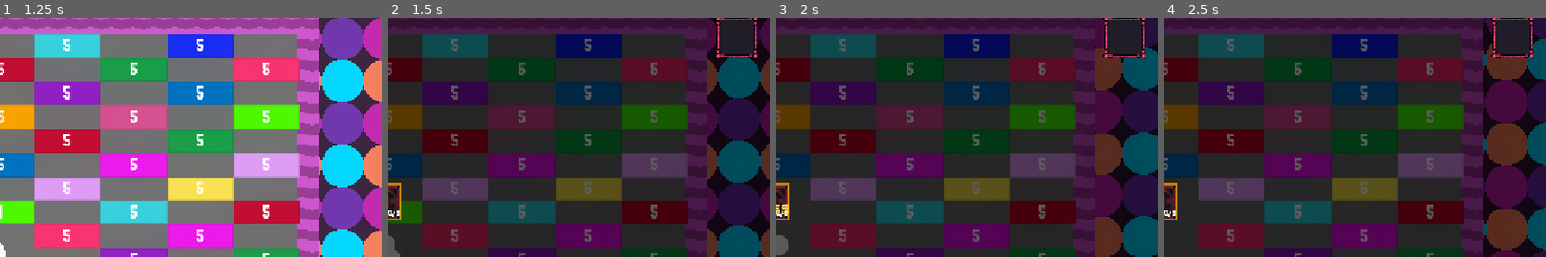
Above: before the commit, frames 1-4 (left to right).
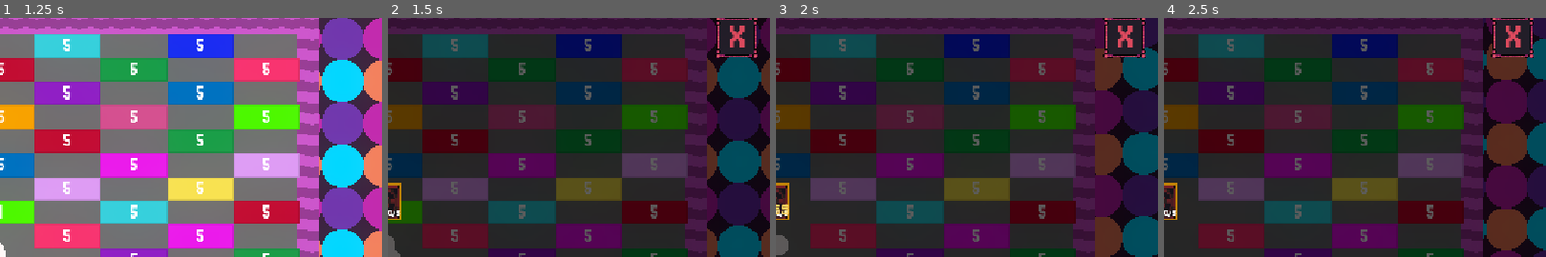
Above: after the commit, the same moments.

Repository: LeviathanGamez/Ouroborb
Game: Godot game, scene res://scenes/Game.tscn
The game is run twice, just before and just after one commit, with the same random seed, the same clock (stepped at 60 frames per second) and the same inputs. This scene is started directly instead of the project's main scene. Sound files missing from this copy of the repository are replaced by a short silence.
Inputs:
- Up to frame 1 (1.25 s): click "ADD BALL" at 0.5 s
- Up to frame 2 (1.5 s): click "UPGRADES" at 1.25 s
- Up to frame 3 (2 s): no input
- Up to frame 4 (2.5 s): click "MERGE" at 2 s
The pictures show only the part of the screen within x 50-100%, y 12-62%; the shares and areas given below are measured in that part.

Frame 1 is identical in both runs. In frame 2, 0.3% of the frame differs, in the area x 89-94%, y 3-13%; in frame 3, 0.3%; in frame 4, 0.3%.

Commit message:
Fixed Itch.io Bugs

Diff:
--- a/new-game-project/scenes/Game.tscn
+++ b/new-game-project/scenes/Game.tscn
@@ -1925,7 +1925,6 @@
 
 [node name="UI" type="Control" parent="." unique_id=1579698153]
 process_mode = 2
-visible = false
 z_index = 20
 layout_mode = 3
 anchors_preset = 0
@@ -1933,19 +1932,17 @@
 metadata/_edit_use_anchors_ = true
 
 [node name="Panel" type="Panel" parent="UI" unique_id=1608921813]
-visible = false
 z_index = 10
 z_as_relative = false
 layout_mode = 0
-offset_left = -2.0
-offset_top = -244.0
+offset_left = -162.0
+offset_top = -254.0
 offset_right = 1335.0
 offset_bottom = 775.0
 mouse_filter = 2
 theme_override_styles/panel = SubResource("StyleBoxFlat_45i86")
 
 [node name="SkillTree" parent="UI" unique_id=1918904098 instance=ExtResource("19_45i86")]
-visible = false
 layout_mode = 1
 offset_left = 0.0
 offset_top = 0.0
@@ -1953,24 +1950,22 @@
 offset_bottom = 180.0
 
 [node name="XButton" type="Control" parent="UI" unique_id=1876721426]
-visible = false
 anchors_preset = 0
 offset_right = 40.0
 offset_bottom = 40.0
 
 [node name="xbutton" type="Button" parent="UI/XButton" unique_id=436596952]
 process_mode = 3
-visible = false
 self_modulate = Color(1, 1, 1, 0)
 layout_mode = 0
 offset_left = 1070.0
 offset_top = 47.0
 offset_right = 1134.0
 offset_bottom = 111.0
+text = "X"
 script = ExtResource("19_sv1m6")
 
 [node name="Price" type="Label" parent="UI/XButton/xbutton" unique_id=472275769]
-visible = false
 z_index = 1
 layout_mode = 1
 anchors_preset = -1
--- a/new-game-project/scenes/skill_tree.tscn
+++ b/new-game-project/scenes/skill_tree.tscn
@@ -389,7 +389,7 @@
 offset_bottom = -32.0
 disabled = true
 stats = ExtResource("4_6awrb")
-price = 300
+price = 150
 
 [node name="UpgradeButton5" parent="UpgradeButton/UpgradeButton4/UpgradeButton5" unique_id=458847539 instance=ExtResource("1_ty3n3")]
 layout_mode = 0
@@ -508,7 +508,7 @@
 offset_bottom = 128.0
 disabled = true
 stats = ExtResource("3_51bdh")
-price = 300
+price = 200
 
 [node name="UpgradeButton6" parent="UpgradeButton/UpgradeButton4/UpgradeButton7" unique_id=63175812 instance=ExtResource("1_ty3n3")]
 layout_mode = 0
--- a/new-game-project/scripts/add_ball_button.gd
+++ b/new-game-project/scripts/add_ball_button.gd
@@ -2,7 +2,7 @@
 @onready var game = $"../.."
 @onready var balls = $"../../../Balls"
 
-var ball = preload("res://scenes/Ball.tscn")
+var ball = preload("res://scenes/ball.tscn")
 @onready var camera = $"../../../Camera2D"
 var button_editor = preload("res://scripts/tweens.gd")
 var particle_click = preload("res://scenes/particles_click.tscn")
--- a/new-game-project/scripts/game_manager.gd
+++ b/new-game-project/scripts/game_manager.gd
@@ -17,6 +17,7 @@
 
 var pickeable = colors.duplicate()
 var loops = 1
+var run_nodes = true
 # Called when the node enters the scene tree for the first time.
 # They're 100 x 36px
 
@@ -38,7 +39,8 @@
 
 func _process(_delta):
 	set_money_prices()
-	if get_tree().get_nodes_in_group("Colliders").size()==0:
+	if get_tree().get_nodes_in_group("Colliders").size()==0 and run_nodes:
+		run_nodes = false
 		spawn_blocks(loops)
 		loops+=1
 
@@ -101,7 +103,7 @@
 				type_check(tile_a,sprite)
 				tiles.add_child(tile_a)
 				tile_a.value = tile_a.value * current_loop
-
+	run_nodes = true
 
 func set_color(sprite):
 	var selected_color = pickeable.pick_random()
